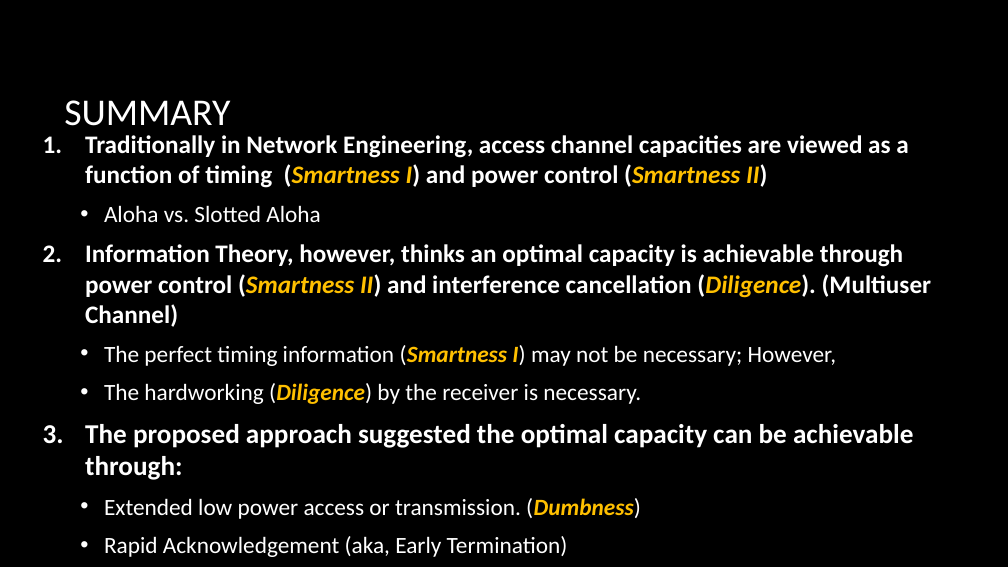
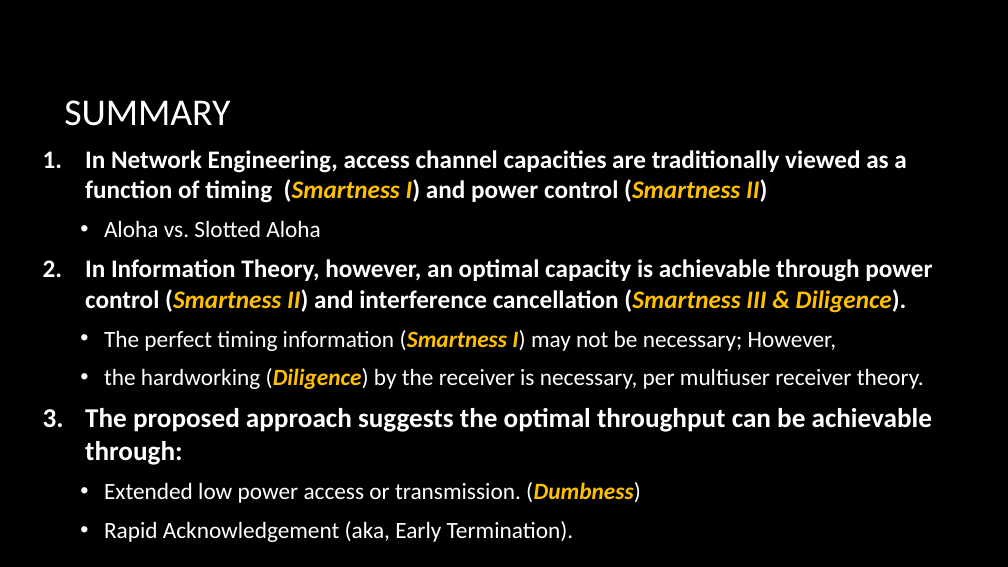
Before and after one commit to shuwang1/dumb_v_smart, a slide deck: slide 3 of Can Dumb Beat Smart R3.pptx. Drawn at 1008x567 pixels with LibreOffice and Linux fonts; fonts in the diff are those of the drawing; background and template pictures are left out. Boxes give left, top, right and bottom in pixels: in the first picture for what was removed or moved away, otherwise in the second. Text is boxed around its words. In the diff, an @@ line names an element or a change of style, - is before the commit and + after.

Commit message:
add R3 with improving the slides relating to the information theory views on access channel design, aka power control + successive interference cancellation

```diff
--- a/Can Dumb Beat Smart R3.pptx
+++ b/Can Dumb Beat Smart R3.pptx
@@ text at (x1=85, y1=150, x2=906, y2=203): text changed @@
-1. Traditionally in Network Engineering, access channel capacities are viewed as a function of timing (Smartness I) and power control (Smartness II)
+1. In Network Engineering, access channel capacities are traditionally viewed as a function of timing (Smartness I) and power control (Smartness II)
@@ text at (x1=85, y1=259, x2=932, y2=313): text changed @@
-2. Information Theory, however, thinks an optimal capacity is achievable through power control (Smartness II) and interference cancellation (Diligence). (Multiuser Channel)
+2. In Information Theory, however, an optimal capacity is achievable through power control (Smartness II) and interference cancellation (Smartness III & Diligence).
@@ text at (x1=85, y1=368, x2=932, y2=465): text changed; size 25.9 to 22.2 pt @@
-  • The hardworking (Diligence) by the receiver is necessary.
-3. The proposed approach suggested the optimal capacity can be achievable through:
+  • the hardworking (Diligence) by the receiver is necessary, per multiuser receiver theory.
+3. The proposed approach suggests the optimal throughput can be achievable through:
@@ text at (x1=104, y1=521, x2=574, y2=542): text changed @@
-  • Rapid Acknowledgement (aka, Early Termination)
+  • Rapid Acknowledgement (aka, Early Termination).
```
Also in this commit, not shown: 3 other slides changed.
